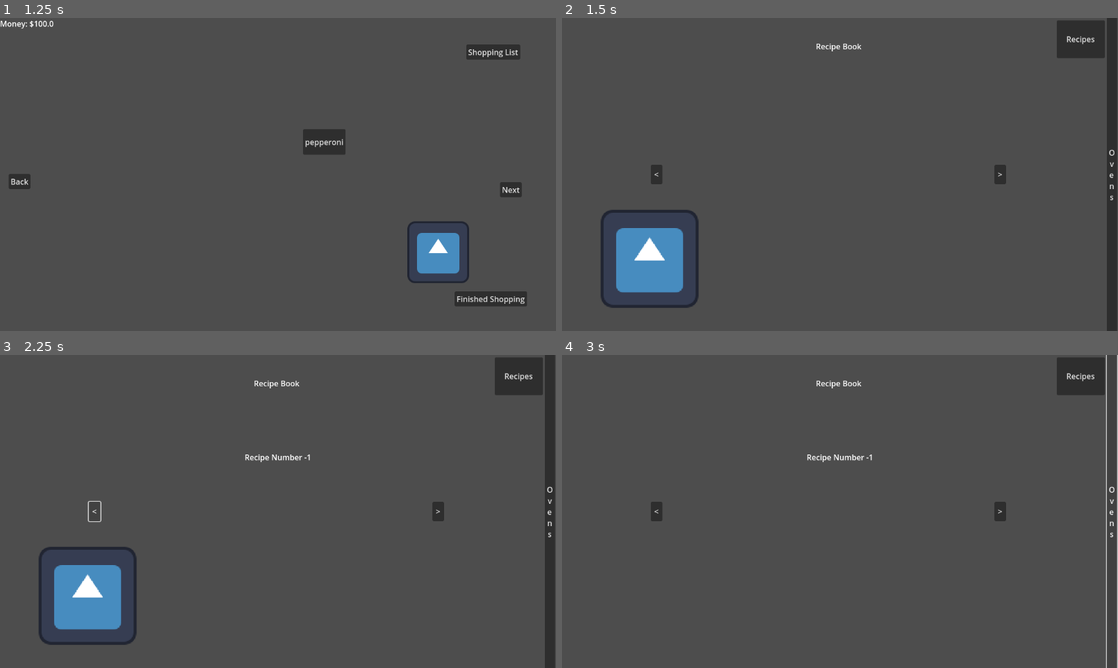
Above: before the commit, frames 1-4 (two rows, left to right).
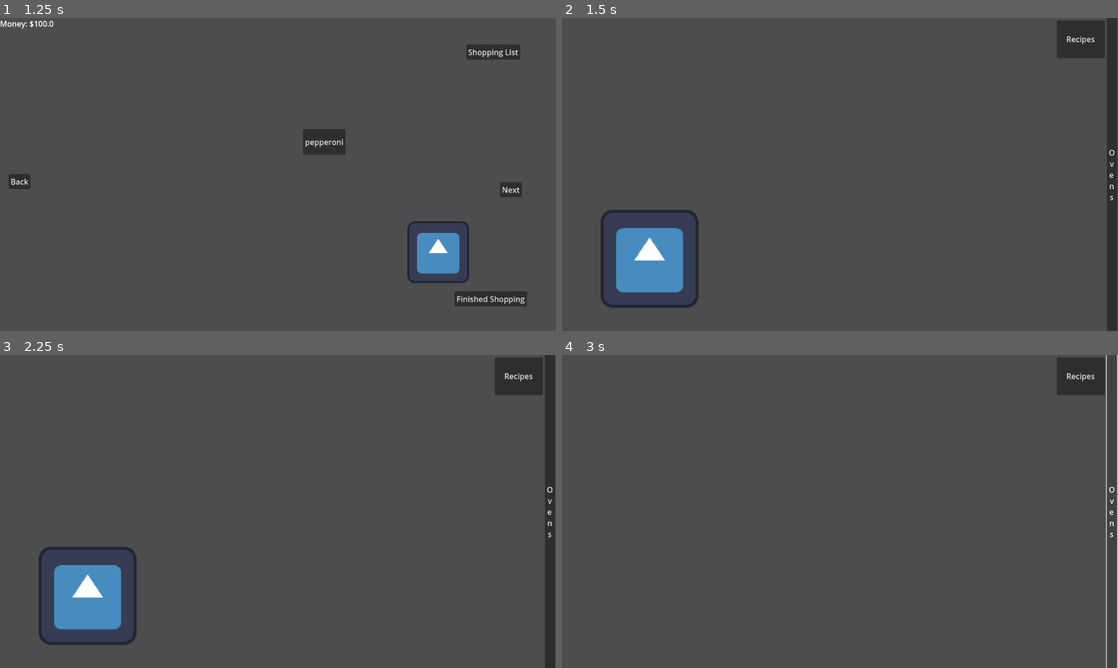
Above: after the commit, the same moments.

Repository: Leone2004/LandLockedLigersGame
Game: Godot game, scene res://Scenes/mainmenu.tscn
Same seed, same stepped clock (60 frames per second), same inputs: the game is played once before the commit and once after it. The engine's default icon, where the game draws it, is replaced by a stand-in: a white triangle on a blue panel in a dark square.
Inputs (mouse positions are in pixels of both pictures, inside the frame that each line leads up to):
- Up to frame 1 (1.25 s): click "Start" at 0.5 s
- Up to frame 2 (1.5 s): click "Finished Shopping" at 1.25 s
- Up to frame 3 (2.25 s): click (94, 511) at 2 s, where only the run before the commit has a clickable "<"
- Up to frame 4 (3 s): click "Ovens" at 2.75 s

Frame 1 is identical in both runs. In frame 2, 0.3% of the frame differs, in the area x 16-80%, y 8-54%; in frame 3, 0.4%; in frame 4, 0.5%.

Commit message:
added title page. prohibit recipes less than 1.

Diff:
--- a/cookingupsuccessgame/Scripts/CookingScene.gd
+++ b/cookingupsuccessgame/Scripts/CookingScene.gd
@@ -1,10 +1,16 @@
 extends Node2D
 var ovenswitch : bool = true
-var recipe_book_visible : bool = false
-var current_recipe : int = 0
+var recipe_book_visible : bool
+var current_recipe : int
 @onready var recipe = get_node("CanvasLayer/RecipeBook/Current Recipe")
 @onready var recipe_book_layer = get_node("CanvasLayer/RecipeBook")
 @onready var camera : Camera2D = $Camera2D
+
+func _ready() -> void:
+	current_recipe = 0
+	recipe_book_visible = false
+	recipe_book_layer.visible = recipe_book_visible
+	recipe.text = "[center][b]THE RECIPE BOOK[/b][/center]"
 
 func _on_button_pressed() -> void:
 	var screen_width := get_viewport().get_visible_rect().size.x
@@ -27,7 +33,8 @@
 
 
 func _on_previous_pressed() -> void: #go to previous page
-	current_recipe -= 1
 	var recipe_number_text = "[center]Recipe Number %s[/center]"
-	recipe_number_text = recipe_number_text % current_recipe
-	recipe.text = recipe_number_text
+	if current_recipe > 1: # don't let go to non-existent recipes
+		current_recipe -= 1
+		recipe_number_text = recipe_number_text % current_recipe
+		recipe.text = recipe_number_text
